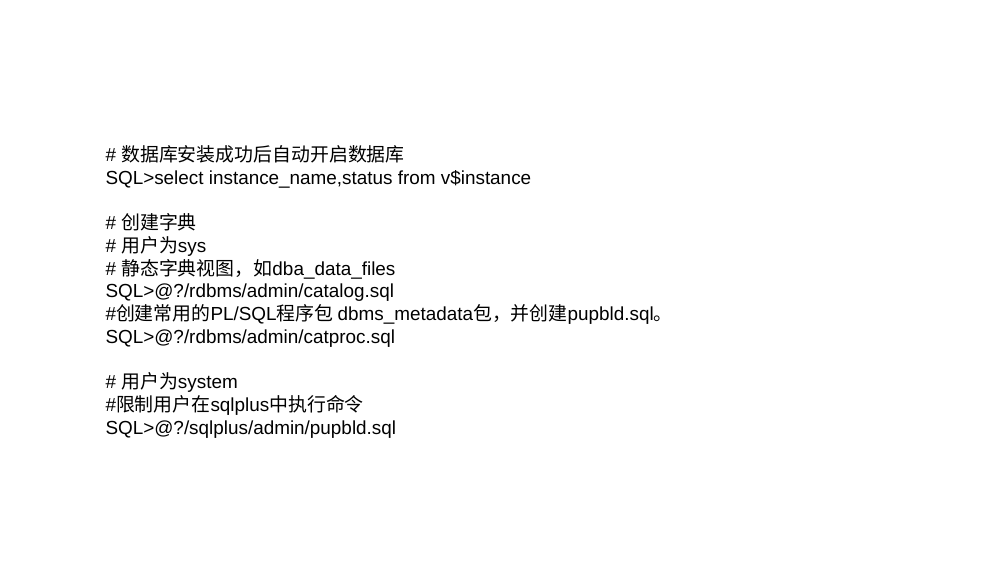
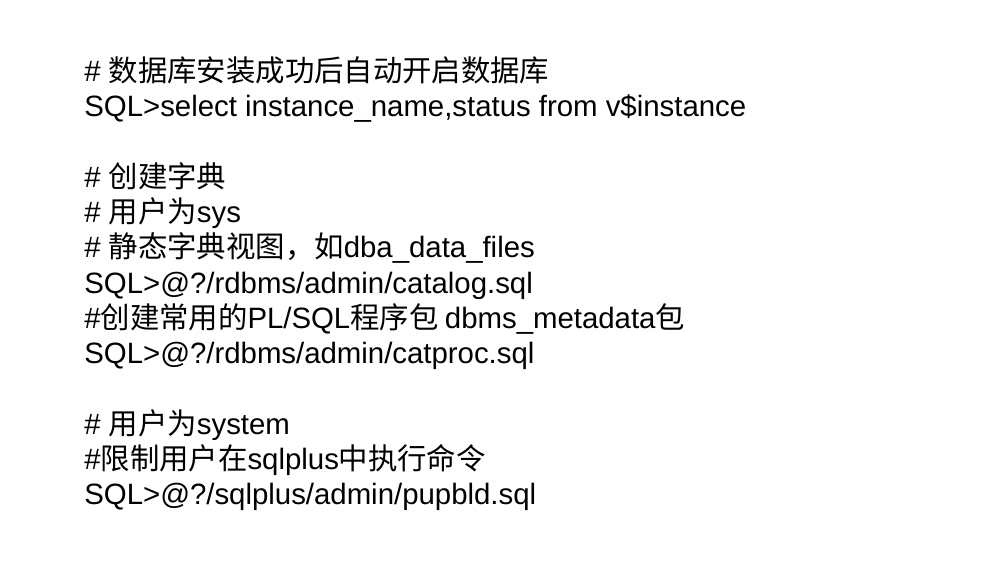
Before and after one commit to YangMengC/-Oracle-, a slide deck: slide 20 of 附加/安装数据库.pptx. Drawn at 1008x567 pixels with LibreOffice and Linux fonts; fonts in the diff are those of the drawing. Boxes give left, top, right and bottom in pixels: in the first picture for what was removed or moved away, otherwise in the second. Text is boxed around its words. In the diff, an @@ line names an element or a change of style, - is before the commit and + after.

```diff
--- a/附加/安装数据库.pptx
+++ b/附加/安装数据库.pptx
@@ text "# 数据库安装成功后自动开启数据库": place and size @@
-text "# 数据库安装成功后自动开启数据库" at box(106, 145, 673, 438)
+text "# 数据库安装成功后自动开启数据库" at box(84, 56, 746, 510)
@@ text at box(84, 56, 746, 510): size 18 to 28 pt in "# 数据库安装成功后自动开启数据库", "SQL>select instance_name,status from v$instance", "# 创建字典", "# 用户为sys" and 6 more places @@
@@ text at box(84, 305, 685, 334): text changed; size 18 to 28 pt @@
-#创建常用的PL/SQL程序包 dbms_metadata包，并创建pupbld.sql。
+#创建常用的PL/SQL程序包 dbms_metadata包
```
Also in this commit, not shown: 5 other slides changed, 38 other files.
